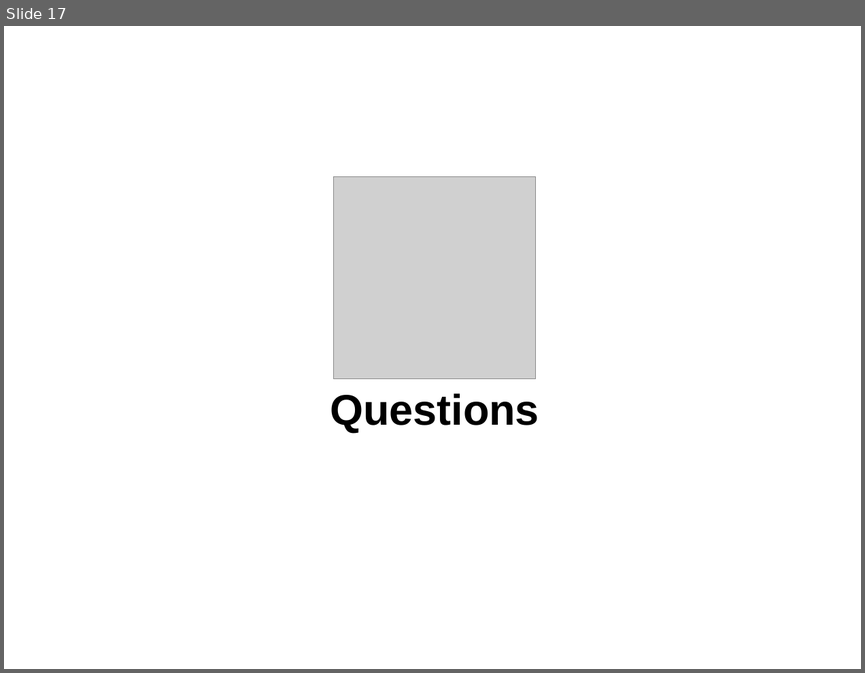
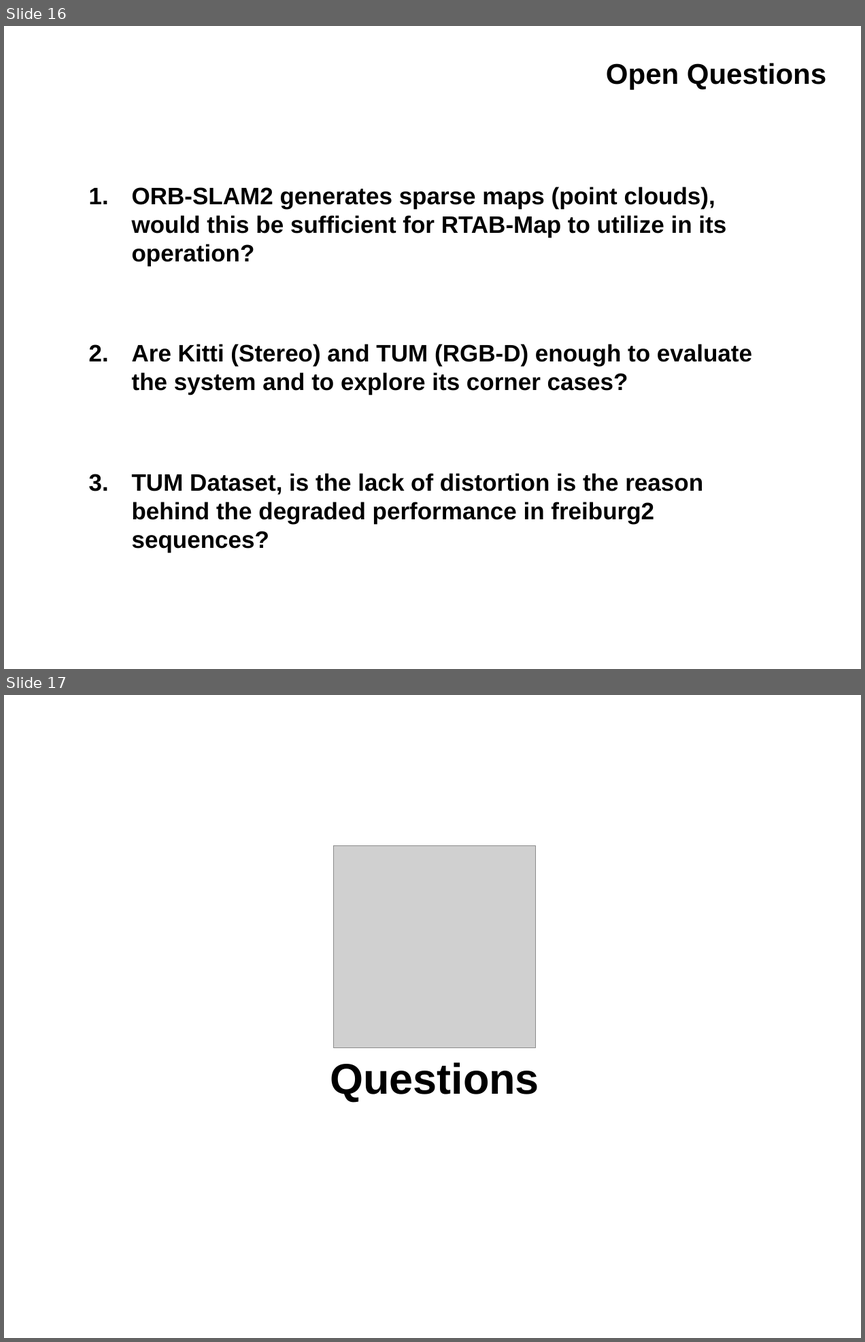
Before and after one commit to IslamAAli/ORBSLAM_RTABmap, a slide deck: Presentation_2/CMPUT631-ProjectProgress-V0P1.pptx. Shown one above the other, each under a label of ours: slide 17 before the commit, slides 16 and 17 after it. The pictures are 865x673 and 865x1342 pixels, drawn with LibreOffice and Linux fonts; fonts in the diff are those of the drawing; grey boxes stand for pictures; background and template pictures are left out. Boxes give left, top, right and bottom in pixels: in the first picture for what was removed or moved away, otherwise in the second. Text is boxed around its words. In the diff, an @@ line names an element or a change of style, - is before the commit and + after.

```diff
--- a/Presentation_2/CMPUT631-ProjectProgress-V0P1.pptx
+++ b/Presentation_2/CMPUT631-ProjectProgress-V0P1.pptx
@@ slide 16 added at [4,26,861,669], background #FFFFFF @@
@@ title added at [606,63,826,90], 24 pt, text #000000, bold @@
+Open Questions
@@ text added at [132,186,752,552], 20 pt, text #000000, bold @@
+1. ORB-SLAM2 generates sparse maps (point clouds), would this be sufficient for RTAB-Map to utilize in its operation?
+2. Are Kitti (Stereo) and TUM (RGB-D) enough to evaluate the system and to explore its corner cases?
+3. TUM Dataset, is the lack of distortion is the reason behind the degraded performance in freiburg2 sequences?
```
Also in this commit, not shown: 3 slides changed, 12 other slides added, 13 slides removed.
